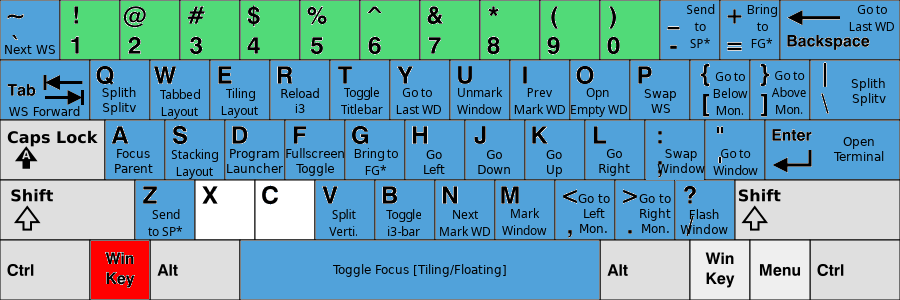
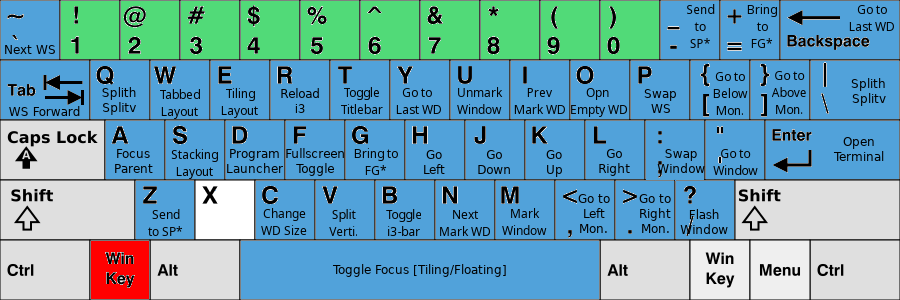
Layered file, before and after one edit (900x300). Changes by layer:
added layer "Change WD Size" above "Split ... #1" over [261, 208, 307, 235]
painted on "KB_United_States-NoAltGr.svg" over [256, 181, 314, 239]
